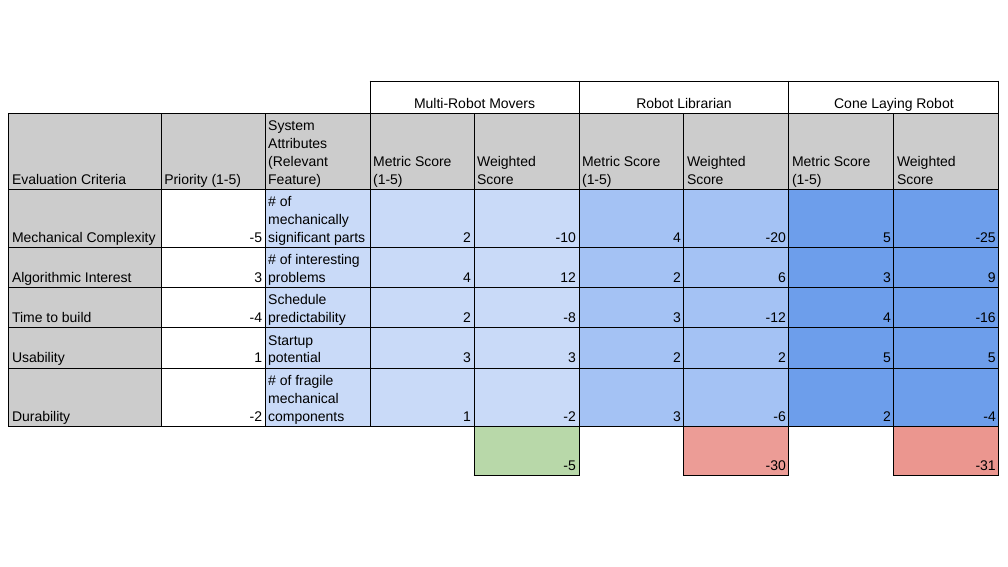
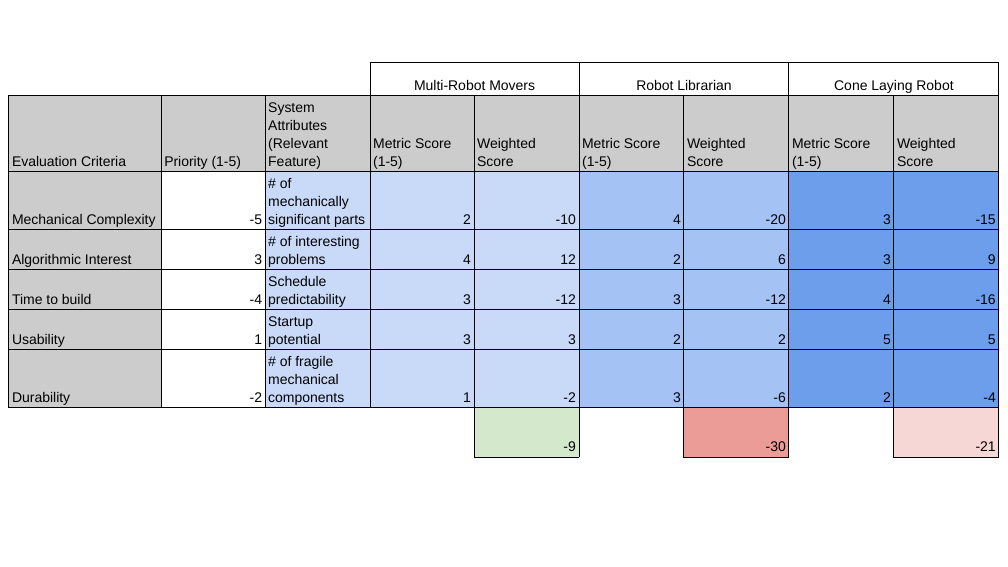
Before and after one commit to rachelholladay/robotics_capstone, a slide deck: slide 13 of alternative_eval/alternativePresentation.pptx. Drawn at 1008x567 pixels with LibreOffice and Linux fonts; fonts in the diff are those of the drawing. Boxes give left, top, right and bottom in pixels: in the first picture for what was removed or moved away, otherwise in the second. Text is boxed around its words. In the diff, an @@ line names an element or a change of style, - is before the commit and + after.

```diff
--- a/alternative_eval/alternativePresentation.pptx
+++ b/alternative_eval/alternativePresentation.pptx
@@ table at (9,62,998,455) @@
-row 3, column 8: 5
+row 3, column 8: 3
-row 3, column 9: -25
+row 3, column 9: -15
-row 5, column 4: 2
+row 5, column 4: 3
-row 5, column 5: -8
+row 5, column 5: -12
-row 8, column 5: -5
+row 8, column 5: -9
-row 8, column 9: -31
+row 8, column 9: -21
@@ fill #B8D8A9 to #D4E8CC in row 8, column 5 @@
@@ fill #EB968F to #F7D7D5 in row 8, column 9 @@
@@ table: place and size @@
-table at (9,82,998,474)
+table at (9,62,998,455)
```
Also in this commit, not shown: 3 other files.
